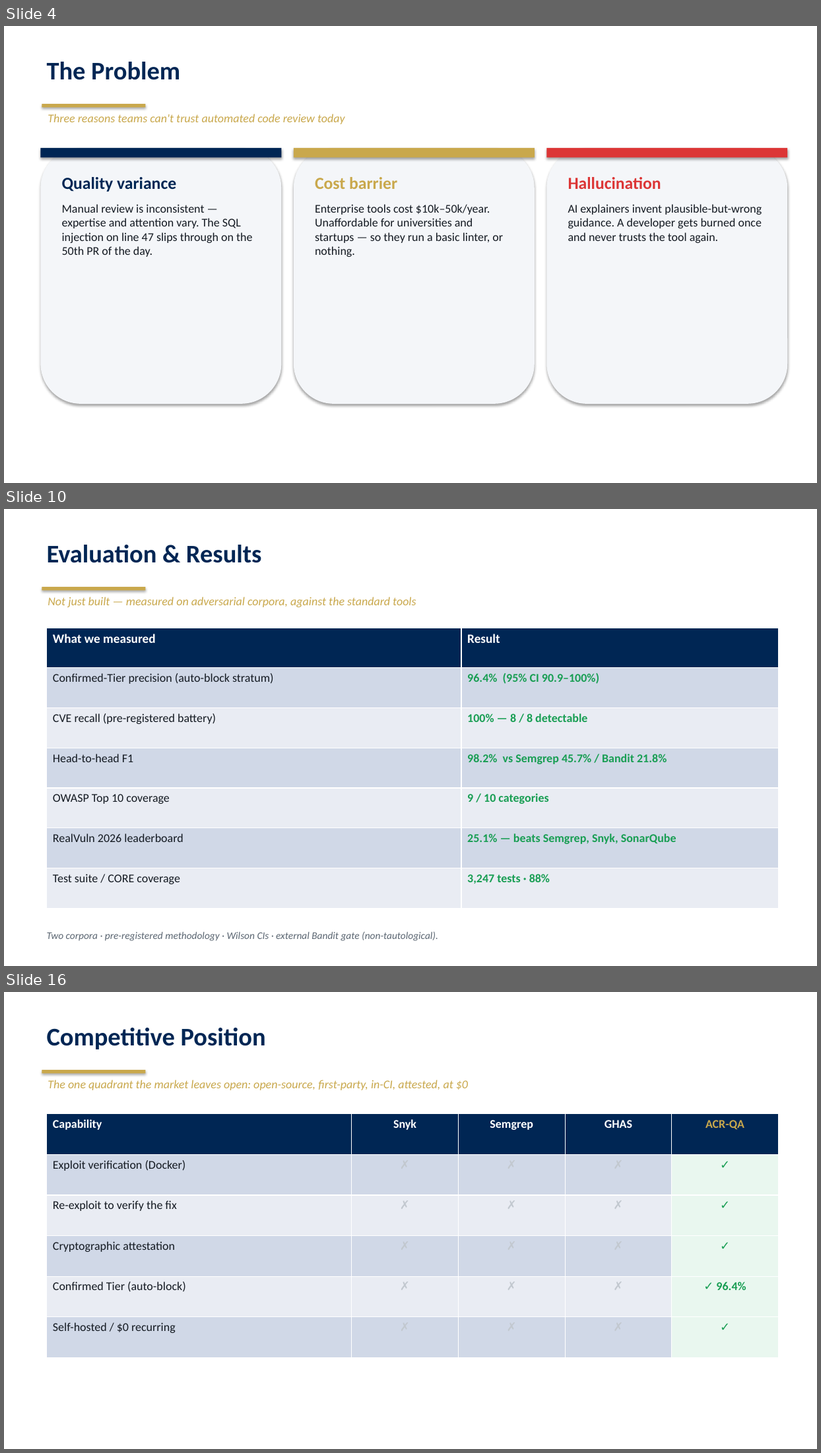
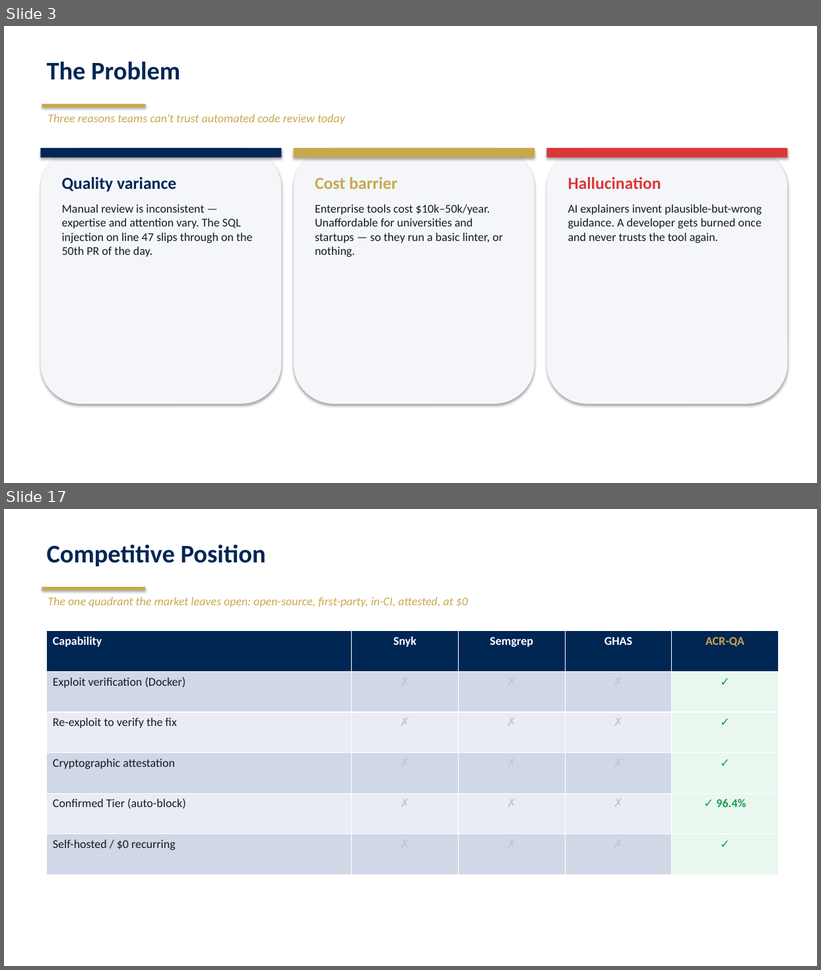
Before and after one commit to starredjaco/ACR-QA, a slide deck: docs/ACR-QA_Defense.odp. Shown one above the other, each under a label of ours: slides 4, 10 and 16 before the commit, slides 3 and 17 after it; the slides between them are not shown. The pictures are 821x1453 and 821x970 pixels, drawn with LibreOffice and Linux fonts; fonts in the diff are those of the drawing. Boxes give left, top, right and bottom in pixels: in the first picture for what was removed or moved away, otherwise in the second. Text is boxed around its words. In the diff, an @@ line names an element or a change of style, - is before the commit and + after.

```diff
--- a/docs/ACR-QA_Defense.odp
+++ b/docs/ACR-QA_Defense.odp
@@ slide 10 removed at box(4, 509, 817, 966), background #FFFFFF @@
@@ text removed at box(47, 545, 262, 563) @@
-Evaluation & Results
@@ rectangle removed at box(42, 587, 145, 591) @@
@@ text removed at box(48, 597, 416, 607) @@
-Not just built — measured on adversarial corpora, against the standard tools
@@ table removed at box(47, 628, 779, 908), 7 rows, 2 columns @@
-What we measured | Result
-Confirmed-Tier precision (auto-block stratum) | 96.4% (95% CI 90.9–100%)
-CVE recall (pre-registered battery) | 100% — 8 / 8 detectable
-Head-to-head F1 | 98.2% vs Semgrep 45.7% / Bandit 21.8%
-OWASP Top 10 coverage | 9 / 10 categories
-RealVuln 2026 leaderboard | 25.1% — beats Semgrep, Snyk, SonarQube
-Test suite / CORE coverage | 3,247 tests · 88%
@@ text removed at box(47, 932, 438, 941) @@
-Two corpora · pre-registered methodology · Wilson CIs · external Bandit gate (non-tautological).
@@ what was slide 4 is now slide 3 @@
@@ what was slide 16 is now slide 17 @@
```
Also in this commit, not shown: 7 slides changed, 6 slides added, 7 other slides removed, 3 other files.
